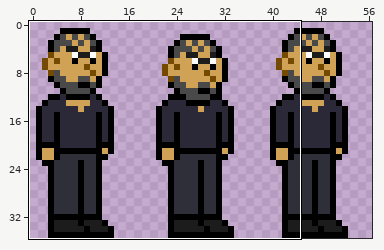
File history of a sprite sheet, DATA/Images/Sprites/Chars/Reignaud/Default/Idle.png. The first picture is a wide view before the edit; the outline marks the close-up.
Close-up. Earlier state:
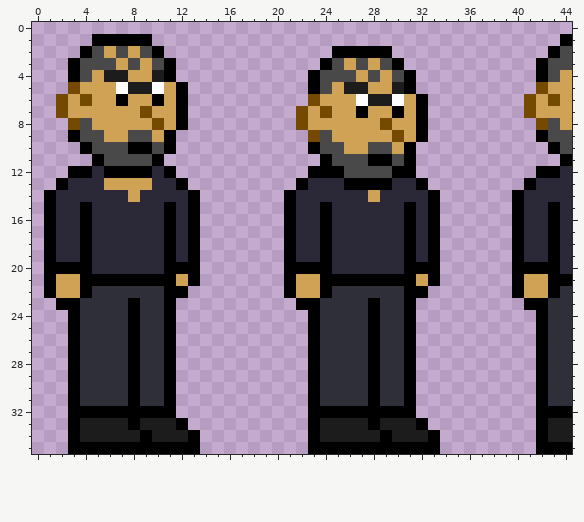
The file is 132x36 pixels. Shown: x 0..44, y 0..35. The wide view leaves out empty margins.
And afterwards:
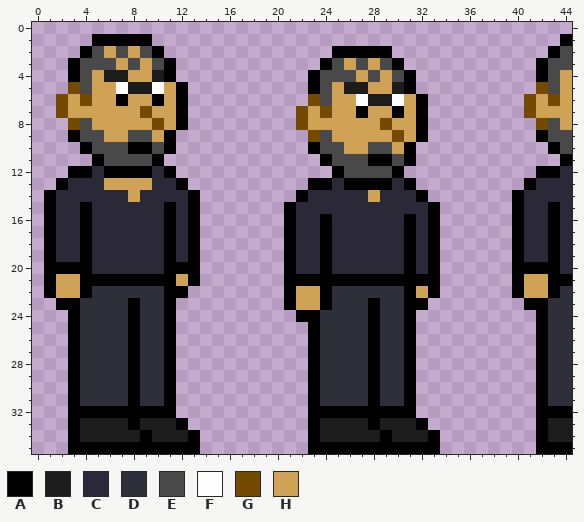
Palette (. is transparent): A #000000  B #1c1c1c  C #2b2837  D #2f2f39  E #494949  F #fdfdfd  G #744900  H #cfa255
Change:
{"y":5,"x":4,"old":"H","new":"E"}
{"y":5,"x":43,"old":"H","new":"E"}
{"y":6,"x":24,"old":"H","new":"E"}
{"y":12,"x":23,"old":"AA","new":".."}
{"y":12,"x":31,"old":"A","new":"."}
{"y":13,"x":22,"old":"ACC","new":".AA"}
{"y":13,"x":31,"old":"CA","new":"A."}
{"y":14,"x":21,"old":"AC","new":".A"}
{"y":14,"x":32,"old":"CA","new":"A."}
{"y":15,"x":24,"old":"A","new":"C"}
{"y":15,"x":31,"old":"A","new":"C"}
{"y":20,"x":22,"old":"AA","new":"CC"}
{"y":20,"x":32,"old":"A","new":"C"}
{"y":21,"x":22,"old":"HH","new":"AA"}
{"y":21,"x":32,"old":"H","new":"A"}
{"y":22,"x":32,"old":"A.","new":"HA"}
{"y":23,"x":21,"old":".AAD","new":"AHHA"}
{"y":23,"x":32,"old":".","new":"A"}
{"y":24,"x":22,"old":".","new":"A"}
{"label":"changed","picture_box":[80,82,92,94]}
{"label":"changed","picture_box":[548,82,560,94]}
{"label":"changed","picture_box":[320,94,332,106]}
{"label":"changed","picture_box":[284,166,332,322]}
{"label":"changed","picture_box":[404,166,440,310]}
